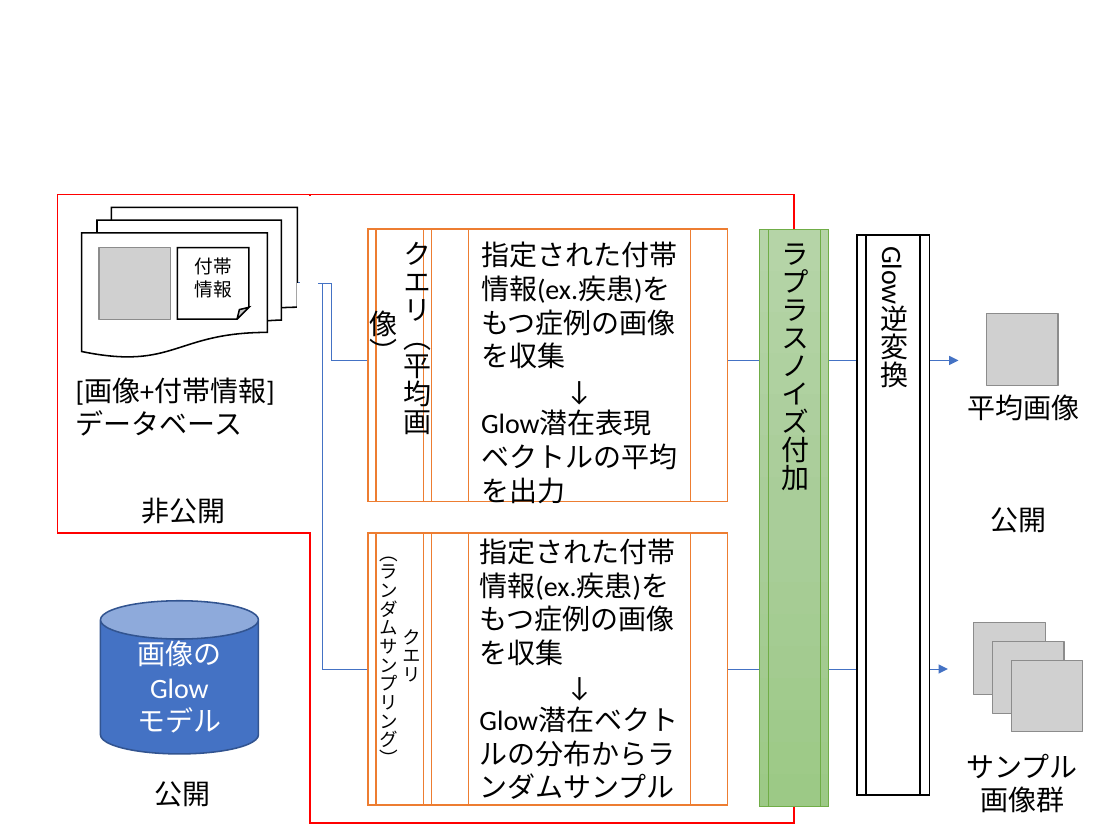
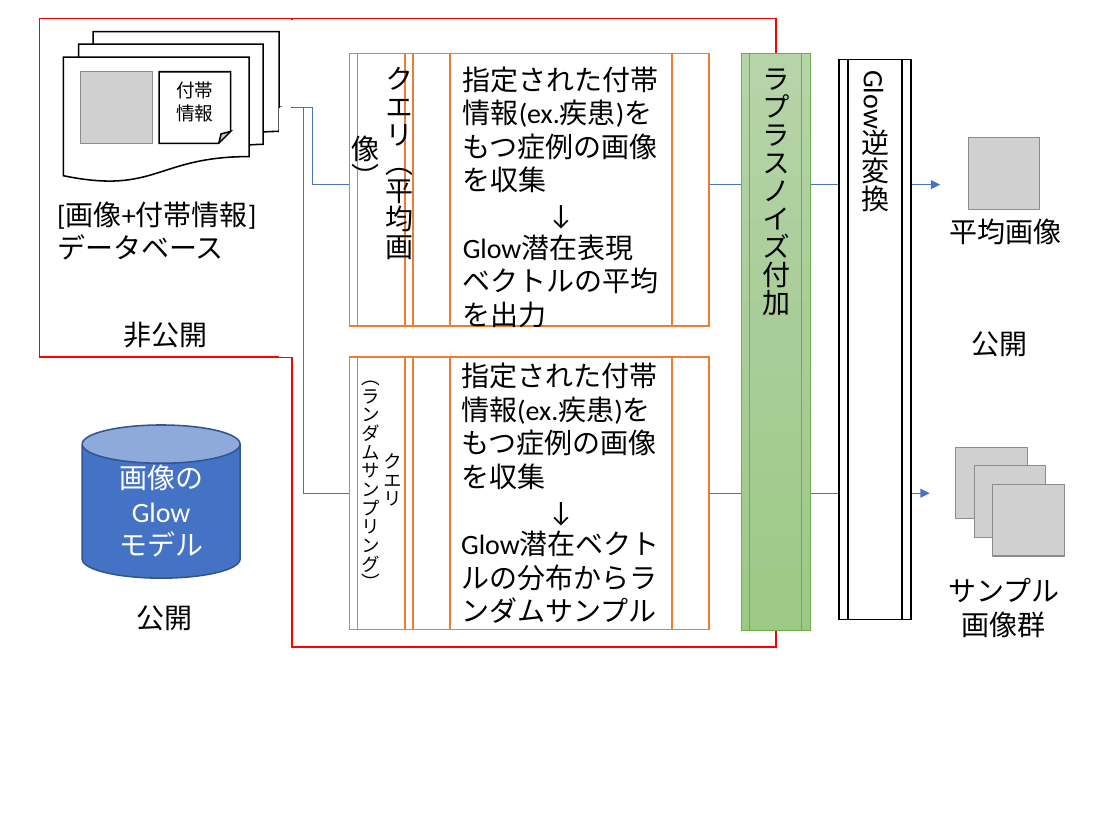
Before and after one commit to secure-privacy-project/secure-privacy-project.github.io, a slide deck: slide 12 of docs/img/220421研究計画(CREST)(MOD)3-花岡グループ.pptx. Drawn at 1120x840 pixels with LibreOffice and Linux fonts; fonts in the diff are those of the drawing; grey boxes stand for pictures. Boxes give left, top, right and bottom in pixels: in the first picture for what was removed or moved away, otherwise in the second. Text is boxed around its words. In the diff, an @@ line names an element or a change of style, - is before the commit and + after.

```diff
--- a/docs/img/220421研究計画(CREST)(MOD)3-花岡グループ.pptx
+++ b/docs/img/220421研究計画(CREST)(MOD)3-花岡グループ.pptx
@@ 6 flow chart predefined processes, 6 texts, 5 pictures, 4 rectangles, 2 elbow arrows, 1 folded corner, 1 cylinder, 1 flow chart multidocument: place and size @@
-6 flow chart predefined processes, 6 texts, 5 pictures, 4 rectangles, 2 elbow arrows, 1 folded corner, 1 cylinder, 1 flow chart multidocument at (58,195,1083,823)
+6 flow chart predefined processes, 6 texts, 5 pictures, 4 rectangles, 2 elbow arrows, 1 folded corner, 1 cylinder, 1 flow chart multidocument at (39,19,1064,647)
```
Also in this commit, not shown: 1 other slide changed, 2 other files.
